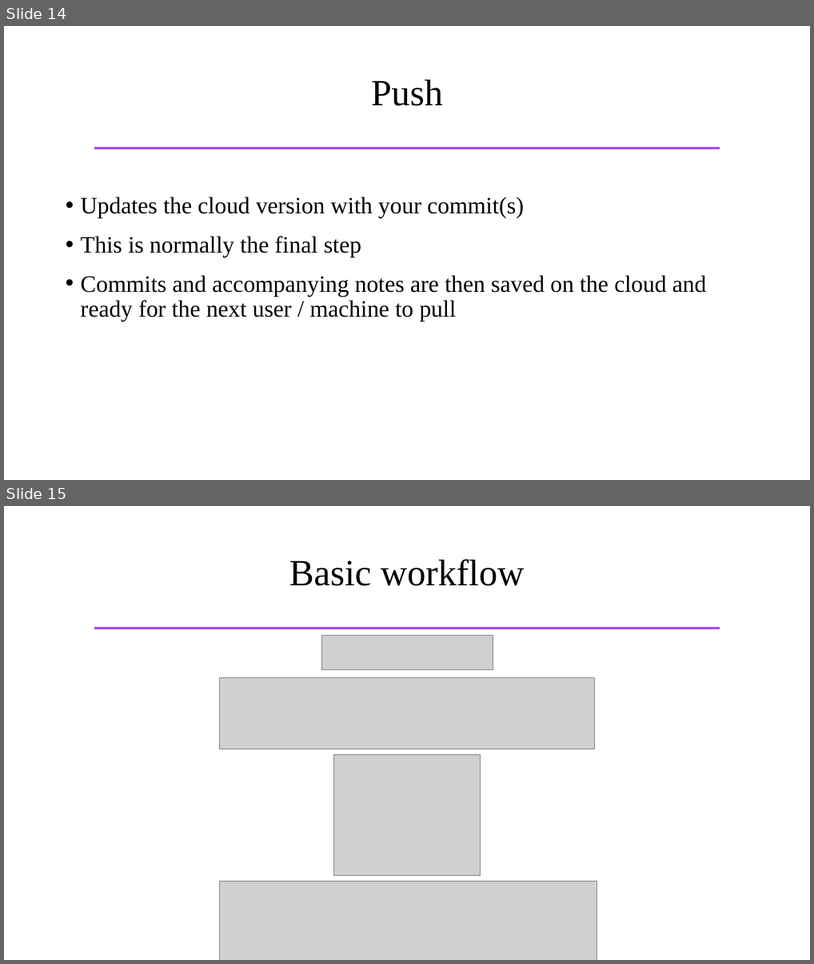
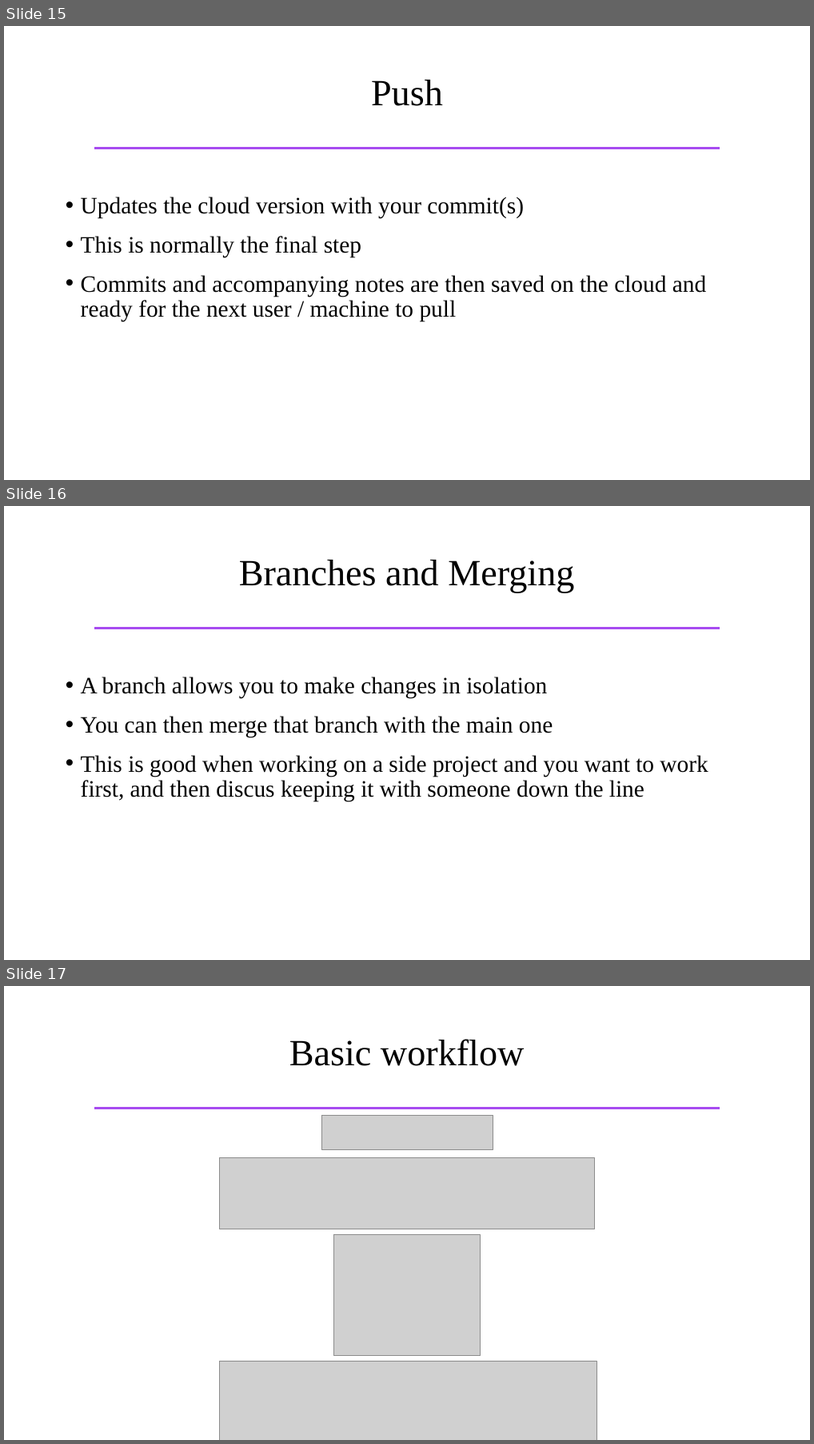
Before and after one commit to samhforbes/GitHub_Tools, a slide deck: GitHub_Tools.pptx. Shown one above the other, each under a label of ours: slides 14 and 15 before the commit, slides 15, 16 and 17 after it. The pictures are 814x964 and 814x1444 pixels, drawn with LibreOffice and Linux fonts; fonts in the diff are those of the drawing; grey boxes stand for pictures. Boxes give left, top, right and bottom in pixels: in the first picture for what was removed or moved away, otherwise in the second. Text is boxed around its words. In the diff, an @@ line names an element or a change of style, - is before the commit and + after.

```diff
--- a/GitHub_Tools.pptx
+++ b/GitHub_Tools.pptx
@@ slide 16 added at [4, 506, 810, 960], background #FFFFFF; not listed: 1 template element that a slide beside it also shows @@
@@ title added at [239, 560, 574, 593], 44 pt, text #000000 @@
+Branches and Merging
@@ text added at [81, 676, 708, 802], 28 pt, text #000000 @@
+• A branch allows you to make changes in isolation
+• You can then merge that branch with the main one
+• This is good when working on a side project and you want to work first, and then discus keeping it with someone down the line
@@ what was slide 14 is now slide 15 @@
@@ what was slide 15 is now slide 17 @@
```
Also in this commit, not shown: 1 slide changed, 12 other slides added.
